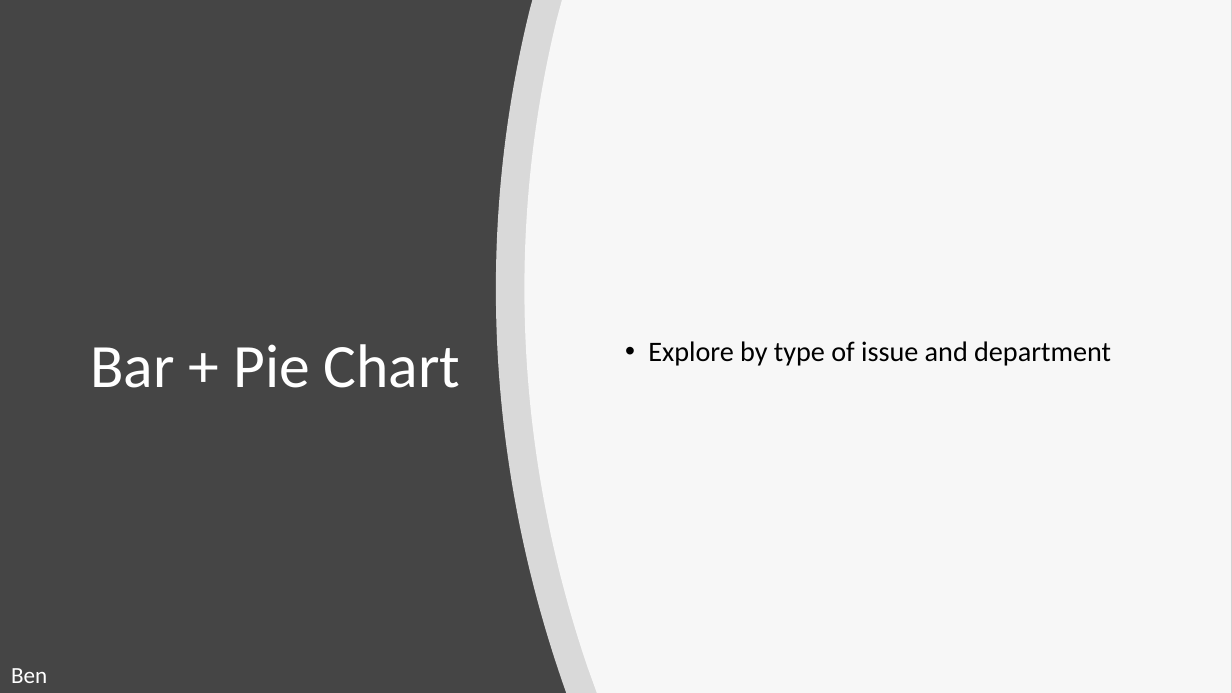
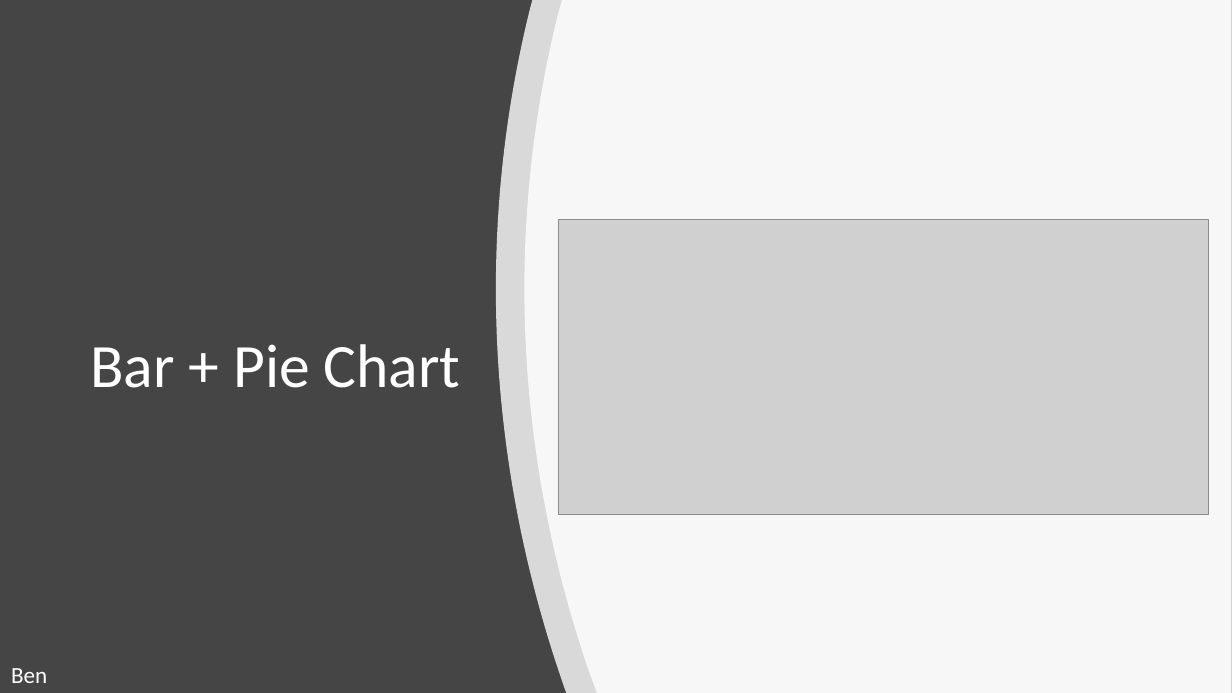
Before and after one commit to Sasmita28/city-service, a slide deck: slide 13 of BootcampProject2Presentation.pptx (slide 14 before the commit). Drawn at 1232x693 pixels with LibreOffice and Linux fonts; fonts in the diff are those of the drawing; grey boxes stand for pictures. Boxes give left, top, right and bottom in pixels: in the first picture for what was removed or moved away, otherwise in the second. Text is boxed around its words. In the diff, an @@ line names an element or a change of style, - is before the commit and + after.

```diff
--- a/BootcampProject2Presentation.pptx
+++ b/BootcampProject2Presentation.pptx
@@ picture added at box(558, 220, 1209, 515) @@
@@ text removed at box(648, 341, 1111, 366) @@
-• Explore by type of issue and department
```
Also in this commit, not shown: 10 other slides changed, 4 slides removed, 8 other files.
